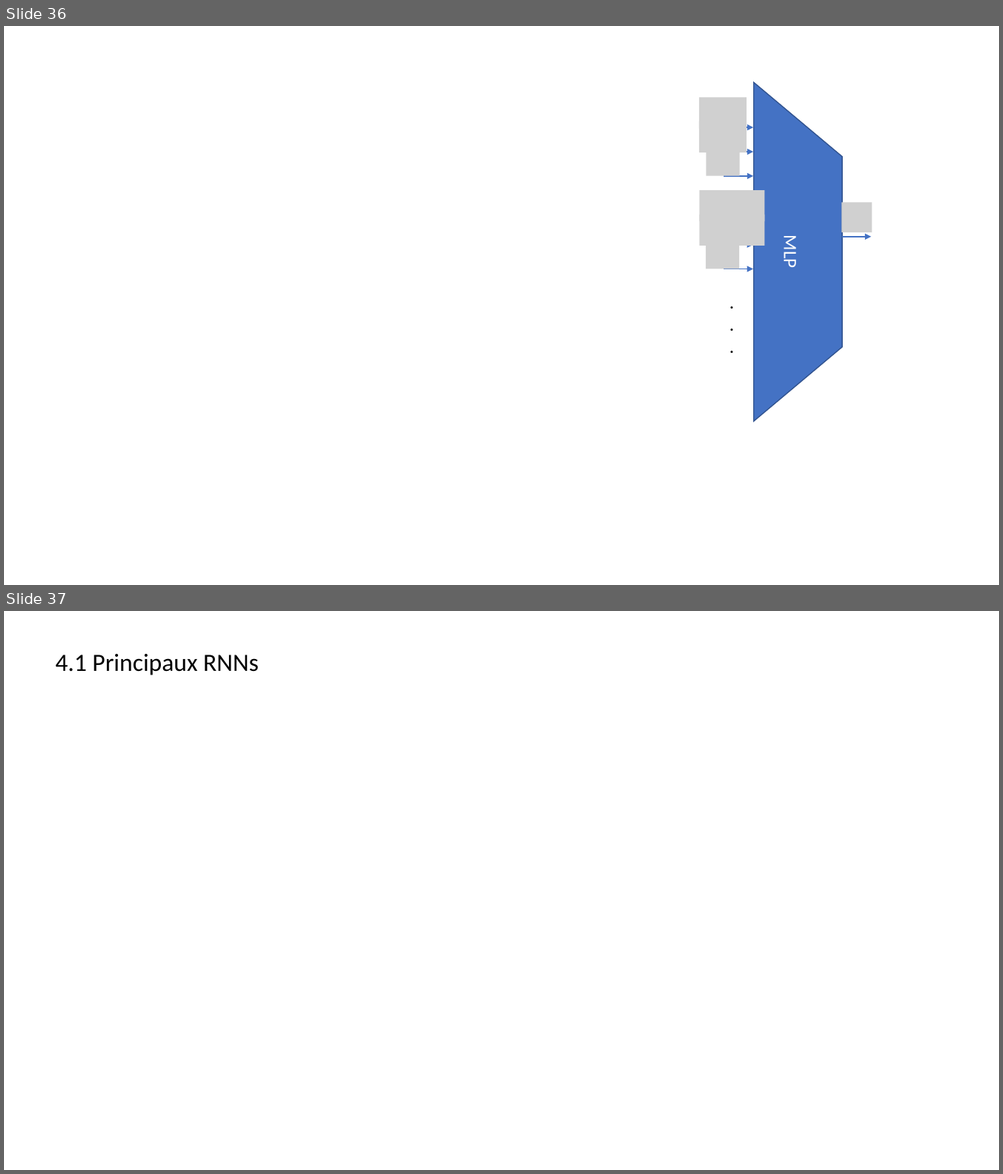
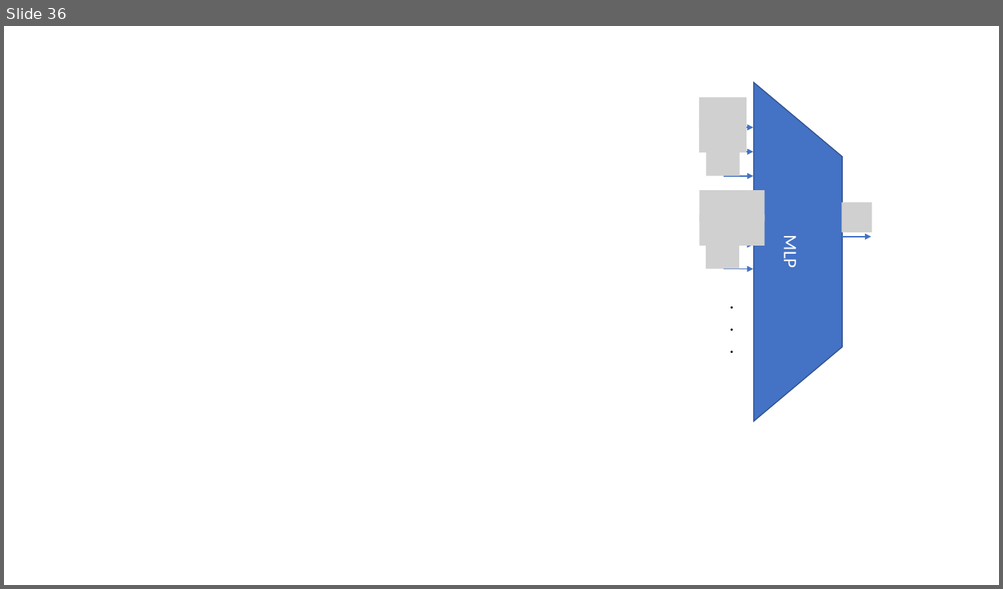
Before and after one commit to jolindien-git/jolindien-git.github.io, a slide deck: Intelligence Artificielle et Analyse de donnees.pptx. Shown one above the other, each under a label of ours: slides 36 and 37 before the commit, slide 36 after it. The pictures are 1003x1174 and 1003x589 pixels, drawn with LibreOffice and Linux fonts; fonts in the diff are those of the drawing; grey boxes stand for pictures. Boxes give left, top, right and bottom in pixels: in the first picture for what was removed or moved away, otherwise in the second. Text is boxed around its words. In the diff, an @@ line names an element or a change of style, - is before the commit and + after.

```diff
--- a/Intelligence Artificielle et Analyse de donnees.pptx
+++ b/Intelligence Artificielle et Analyse de donnees.pptx
@@ slide 37 removed at <box>4,611,999,1170</box>, background #FFFFFF @@
@@ text removed at <box>55,654,259,675</box> @@
-4.1 Principaux RNNs
```
Also in this commit, not shown: 2 slides changed, 4 slides added, 1 other file.
